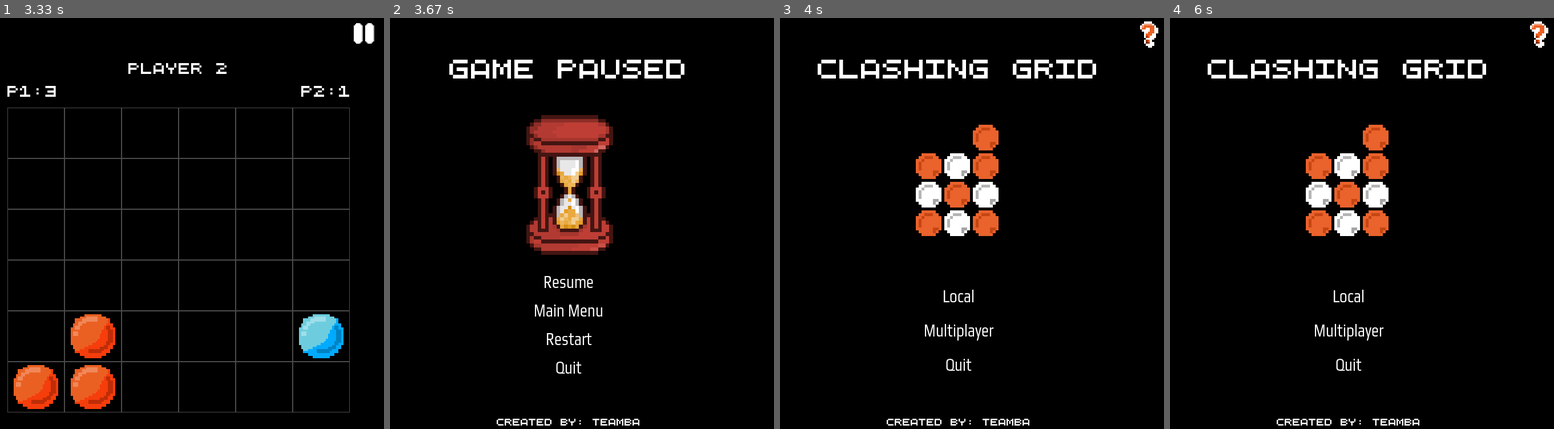
Above: before the commit, frames 1-4 (left to right).
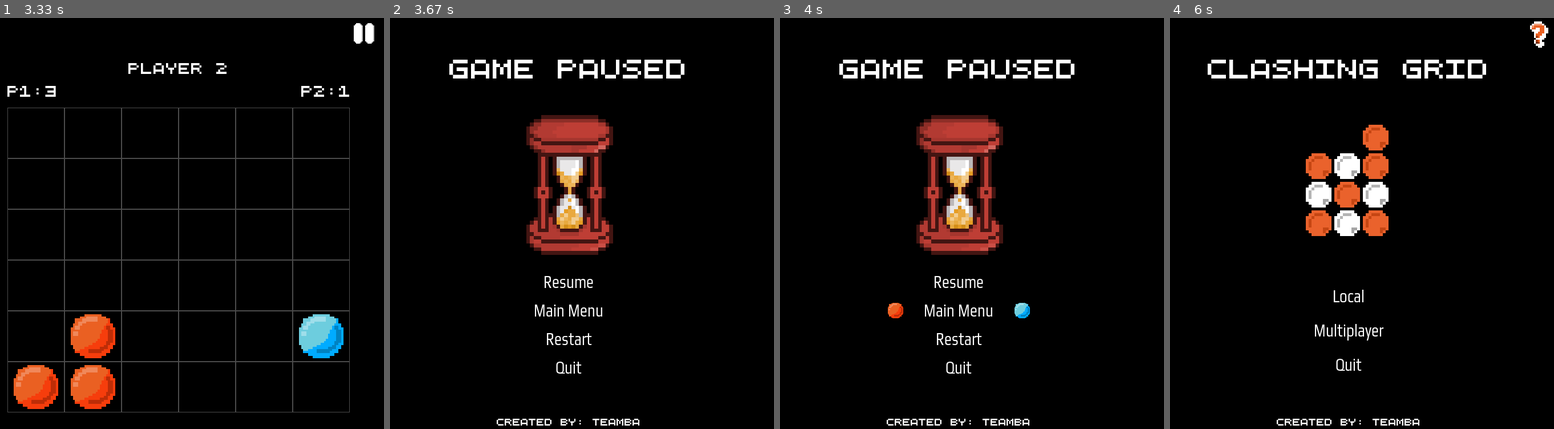
Above: after the commit, the same moments.

Repository: Swif7ify/Clashing-Grid-Pygame
Game: pygame game, started from main.py
Same seed, same stepped clock (60 frames per second), same inputs: the game is played once before the commit and once after it.
Inputs (mouse positions are in pixels of both pictures, inside the frame that each line leads up to):
- Up to frame 1 (3.33 s): click "Local" at 0.38 s; click "Play" at 0.72 s; click (115, 350) at 3.12 s
- Up to frame 2 (3.67 s): press the mouse at (754, 34) at 3.43 s; move the mouse to (674, 87) at 3.53 s; move the mouse to (593, 141) at 3.63 s
- Up to frame 3 (4 s): release the mouse at (983, 141) at 3.67 s; press the mouse at (960, 309) at 3.77 s; move the mouse to (979, 276) at 3.87 s; move the mouse to (998, 239) at 3.97 s
- Up to frame 4 (6 s): release the mouse at (1388, 239) at 4 s; press the mouse at (1350, 309) at 5.27 s; move the mouse to (1362, 334) at 5.37 s; release the mouse at (1377, 363) at 5.5 s

Frames 1-2 are identical in both runs. In frame 3, 9.1% of the frame differs, in the area x 9-99%, y 0-87%; in frame 4, nothing differs.

Commit message:
Added BGM and Sound effects

Diff:
--- a/main.py
+++ b/main.py
@@ -9,6 +9,10 @@
 class Game:
     def __init__(self):
         pygame.init()
+        pygame.mixer.init()
+        pygame.mixer.music.load("music/mainBGM.mp3")
+        pygame.mixer.music.play(-1)
+        pygame.mixer.music.set_volume(0.3)
         self.width, self.height = 750, 750
         self.screen = pygame.display.set_mode((self.width, self.height))
         self.background = (0, 0, 0)
@@ -23,6 +27,7 @@
         self.active_color = (255, 255, 255)
         self.input_active_color = (0, 255, 0)
         self.input_not_active_color = (255, 255, 255)
+        self.cursor_active = False
 
         # game settings
         self.expansion = 1
@@ -115,12 +120,21 @@
                 if event.type == pygame.MOUSEMOTION:
                     if helpImg_rect.collidepoint(event.pos) or local_text_rect.collidepoint(event.pos) or quit_text_rect.collidepoint(event.pos):
                         pygame.mouse.set_cursor(pygame.SYSTEM_CURSOR_HAND)
+                        if not self.cursor_active:
+                            pygame.mixer.Sound("XFX/hoverClickable.mp3").play()
+                            self.cursor_active = True
                     elif multiplayer_text_rect.collidepoint(event.pos) and self.multiplayer:
                         pygame.mouse.set_cursor(pygame.SYSTEM_CURSOR_HAND)
+                        if not self.cursor_active:
+                            pygame.mixer.Sound("XFX/hoverClickable.mp3").play()
+                            self.cursor_active = True
                     else:
                         pygame.mouse.set_cursor(pygame.SYSTEM_CURSOR_ARROW)
+                        self.cursor_active = False
 
                 elif event.type == pygame.MOUSEBUTTONDOWN:
+                    if local_text_rect.collidepoint(event.pos) or multiplayer_text_rect.collidepoint(event.pos) or quit_text_rect.collidepoint(event.pos) or helpImg_rect.collidepoint(event.pos):
+                        pygame.mixer.Sound("XFX/clicksXFX.mp3").play()
                     if local_text_rect.collidepoint(event.pos):
                         self.game_settings()
                         return
@@ -212,12 +226,17 @@
 
                 if event.type == pygame.MOUSEMOTION:
                     if play_button_rect.collidepoint(event.pos):
+                        if not self.cursor_active:
+                            pygame.mixer.Sound("XFX/hoverClickable.mp3").play()
+                            self.cursor_active = True
                         pygame.mouse.set_cursor(pygame.SYSTEM_CURSOR_HAND)
                     else:
                         pygame.mouse.set_cursor(pygame.SYSTEM_CURSOR_ARROW)
+                        self.cursor_active = False
 
                 if event.type == pygame.MOUSEBUTTONDOWN:
                     if play_button_rect.collidepoint(event.pos):
+                        pygame.mixer.Sound("XFX/backXFX.mp3").play()
                         self.run()
                         return
 
@@ -286,15 +305,25 @@
                     sys.exit()
 
                 if event.type == pygame.MOUSEMOTION:
+                    if back_button_rect.collidepoint(event.pos):
+                        if not self.cursor_active:
+                            pygame.mixer.Sound("XFX/hoverClickable.mp3").play()
+                            self.cursor_active = True
+                    if play_text_rect.collidepoint(event.pos):
+                        if not self.cursor_active:
+                            pygame.mixer.Sound("XFX/hoverClickable.mp3").play()
+                            self.cursor_active = True
                     if back_button_rect.collidepoint(event.pos) or ex1_rect.collidepoint(event.pos) or ex2_rect.collide …(235 unchanged characters)…
                         pygame.mouse.set_cursor(pygame.SYSTEM_CURSOR_HAND)
                     elif self.sprite_button.rect.collidepoint(event.pos):
                         pygame.mouse.set_cursor(pygame.SYSTEM_CURSOR_HAND)
                     else:
+                        self.cursor_active = False
                         pygame.mouse.set_cursor(pygame.SYSTEM_CURSOR_ARROW)
 
                 if event.type == pygame.MOUSEBUTTONDOWN:
                     if back_button_rect.collidepoint(event.pos):
+                        pygame.mixer.Sound("XFX/backXFX.mp3").play()
                         if self.server:
                             self.multiplayer_exit_connection()
                         self.run()
@@ -318,9 +347,14 @@
                         self.rows, self.cols = 15, 15
                         self.update_grid()
                     elif play_text_rect.collidepoint(event.pos):
+                        pygame.mixer.Sound("XFX/startXFX.mp3").play()
+                        pygame.mixer.music.stop()
                         if self.multiplayer_active:
                             self.start_multiplayer("host")
                         pygame.time.delay(2000)
+                        pygame.mixer.music.load("music/gameBGM.mp3")
+                        pygame.mixer.music.play(-1)
+                        pygame.mixer.music.set_volume(0.1)
                         return
                     elif self.sprite_button.rect.collidepoint(event.pos):
                         self.advance_mode = self.sprite_button.advanced
@@ -389,12 +423,21 @@
                     if host_rect.collidepoint(
                             event.pos) or back_text_rect.collidepoint(event.pos):
                         pygame.mouse.set_cursor(pygame.SYSTEM_CURSOR_HAND)
+                        if not self.cursor_active:
+                            pygame.mixer.Sound("XFX/hoverClickable.mp3").play()
+                            self.cursor_active = True
                     elif join_rect.collidepoint(event.pos) and self.multiplayer:
                         pygame.mouse.set_cursor(pygame.SYSTEM_CURSOR_HAND)
+                        if not self.cursor_active:
+                            pygame.mixer.Sound("XFX/hoverClickable.mp3").play()
+                            self.cursor_active = True
                     else:
                         pygame.mouse.set_cursor(pygame.SYSTEM_CURSOR_ARROW)
+                        self.cursor_active = False
 
                 elif event.type == pygame.MOUSEBUTTONDOWN:
+                    if host_rect.collidepoint(event.pos) or join_rect.collidepoint(event.pos):
+                        pygame.mixer.Sound("XFX/clicksXFX.mp3").play()
                     if host_rect.collidepoint(event.pos):
                         self.host_game()
                         return
@@ -402,6 +445,7 @@
                         self.join_game()
                         return
                     elif back_text_rect.collidepoint(event.pos):
+                        pygame.mixer.Sound("XFX/backXFX.mp3").play()
                         self.run()
                         return
 
@@ -469,19 +513,26 @@
 
                 if event.type == pygame.MOUSEMOTION:
                     if submit_text_rect.collidepoint(event.pos) or input_text_box.collidepoint(event.pos) or play_button_rect.collidepoint(event.pos):
+                        if not self.cursor_active:
+                            pygame.mixer.Sound("XFX/hoverClickable.mp3").play()
+                            self.cursor_active = True
                         pygame.mouse.set_cursor(pygame.SYSTEM_CURSOR_HAND)
                     else:
                         pygame.mouse.set_cursor(pygame.SYSTEM_CURSOR_ARROW)
+                        self.cursor_active = False
 
                 if event.type == pygame.MOUSEBUTTONDOWN:
                     if input_text_box.collidepoint(event.pos):
+                        pygame.mixer.Sound("XFX/clicksXFX.mp3").play()
                         active = True
                     elif submit_text_rect.collidepoint(event.pos):
+                        pygame.mixer.Sound("XFX/startXFX.mp3").play()
                         self.server_ip = txt.upper()
                         self.multiplayer_active = True
                         self.start_multiplayer("join")
                         return
                     elif play_button_rect.collidepoint(event.pos):
+                        pygame.mixer.Sound("XFX/backXFX.mp3").play()
                         self.run()
                         return
 
@@ -490,9 +541,11 @@
                 elif event.type == pygame.KEYDOWN:
                     if active:
                         if event.key == pygame.K_BACKSPACE:
+                            pygame.mixer.Sound("XFX/keySound.mp3").play()
                             txt = txt[:-1]
                         else:
                             if len(txt) < 18:
+                                pygame.mixer.Sound("XFX/keySound.mp3").play()
                                 txt += event.unicode
 
 
@@ -697,9 +750,12 @@
         # Proceed to the winner method
         pygame.display.update()
         self.delay_active = True
+        pygame.mixer.music.stop()
+        pygame.mixer.Sound("XFX/gameEnded.wav").play()
         self.delay_start_time = pygame.time.get_ticks()
 
     def winner(self):
+        pygame.mixer.Sound("XFX/winXFX.mp3").play()
         if self.player1_score == self.player2_score:
             game_overText = self.title_font.render("Draw", True, (255, 255, 255))
             game_overText_rect = game_overText.get_rect(center=(self.width // 2, 100))
@@ -733,15 +789,33 @@
 
                 if event.type == pygame.MOUSEMOTION:
                     if main_menuText_rect.collidepoint(event.pos) or restartText_rect.collidepoint(event.pos) or quitText_rect.collidepoint(event.pos):
+                        if not self.cursor_active:
+                            pygame.mixer.Sound("XFX/hoverClickable.mp3").play()
+                            self.cursor_active = True
                         pygame.mouse.set_cursor(pygame.SYSTEM_CURSOR_HAND)
                     else:
                         pygame.mouse.set_cursor(pygame.SYSTEM_CURSOR_ARROW)
+                        self.cursor_active = False
 
                 if event.type == pygame.MOUSEBUTTONDOWN:
                     if restartText_rect.collidepoint(event.pos):
+                        pygame.mixer.Sound("XFX/startXFX.mp3").play()
+                        pygame.mixer.music.stop()
+                        pygame.time.delay(2000)
+                        pygame.mixer.music.load("music/gameBGM.mp3")
+                        pygame.mixer.music.play(-1)
+                        pygame.mixer.music.set_volume(0.1)
                         self.restart_game()
                         return
                     elif main_menuText_rect.collidepoint(event.pos):
+                        pygame.mixer.Sound("XFX/disconnect.mp3").play()
+                        pygame.mixer.music.stop()
+                        if self.server:
+                            self.multiplayer_exit_connection()
+                        pygame.time.delay(2000)
+                        pygame.mixer.music.load("music/mainBGM.mp3")
+                        pygame.mixer.music.play(-1)
+                        pygame.mixer.music.set_volume(0.3)
                         self.run()
                         return
                     elif quitText_rect.collidepoint(event.pos):
@@ -831,18 +905,35 @@
                 if event.type == pygame.MOUSEMOTION:
                     if resume_text_rect.collidepoint(event.pos) or main_menu_text_rect.collidepoint(event.pos) or restart_text_rect.collidepoint(event.pos) or quit_text_rect.collidepoint(event.pos):
                         pygame.mouse.set_cursor(pygame.SYSTEM_CURSOR_HAND)
+                        if not self.cursor_active:
+                            pygame.mixer.Sound("XFX/hoverClickable.mp3").play()
+                            self.cursor_active = True
                     else:
                         pygame.mouse.set_cursor(pygame.SYSTEM_CURSOR_ARROW)
+                        self.cursor_active = False
 
                 if event.type == pygame.MOUSEBUTTONDOWN:
                     if resume_text_rect.collidepoint(event.pos):
+                        pygame.mixer.Sound("XFX/clicksXFX.mp3").play()
                         return
                     elif main_menu_text_rect.collidepoint(event.pos):
+                        pygame.mixer.Sound("XFX/disconnect.mp3").play()
+                        pygame.mixer.music.stop()
                         if self.server:
                             self.multiplayer_exit_connection()
+                        pygame.time.delay(2000)
+                        pygame.mixer.music.load("music/mainBGM.mp3")
+                        pygame.mixer.music.play(-1)
+                        pygame.mixer.music.set_volume(0.3)
                         self.run()
                         return
                     elif restart_text_rect.collidepoint(event.pos):
+                        pygame.mixer.Sound("XFX/startXFX.mp3").play()
+                        pygame.mixer.music.stop()
+                        pygame.time.delay(2000)
+                        pygame.mixer.music.load("music/gameBGM.mp3")
+                        pygame.mixer.music.play(-1)
+                        pygame.mixer.music.set_volume(0.1)
                         self.restart_game()
                         return
                     elif quit_text_rect.collidepoint(event.pos):
@@ -915,8 +1006,13 @@
 
                 if event.type == pygame.MOUSEBUTTONDOWN:
                     if pauseButton_rect.collidepoint(event.pos):
+                        pygame.mixer.Sound("XFX/menuClick.mp3").play()
                         self.pause()
                     elif self.canvas_screen.collidepoint(event.pos):
+                        col = (event.pos[0] - self.canvas_screen.x) // self.cell_width
+                        row = (event.pos[1] - self.canvas_screen.y) // self.cell_height
+                        if self.grid[row][col] is None:
+                            pygame.mixer.Sound("XFX/placeXFX.mp3").play()
                         self.handle_click(event.pos)
                     elif game_code_text_rect.collidepoint(event.pos):
                         self.server_ip_active = False
Not shown, added: requirements.txt
Not shown, added: XFX/backXFX.mp3
Not shown, added: XFX/clicksXFX.mp3
Not shown, added: XFX/disconnect.mp3
Not shown, added: XFX/gameEnded.wav
Not shown, added: XFX/hoverClickable.mp3
Not shown, added: XFX/keySound.mp3
Not shown, added: XFX/menuClick.mp3
Not shown, added: XFX/placeXFX.mp3
Not shown, added: XFX/startXFX.mp3
Not shown, added: XFX/winXFX.mp3
Not shown, added: music/gameBGM.mp3
(and 1 more such lines)
